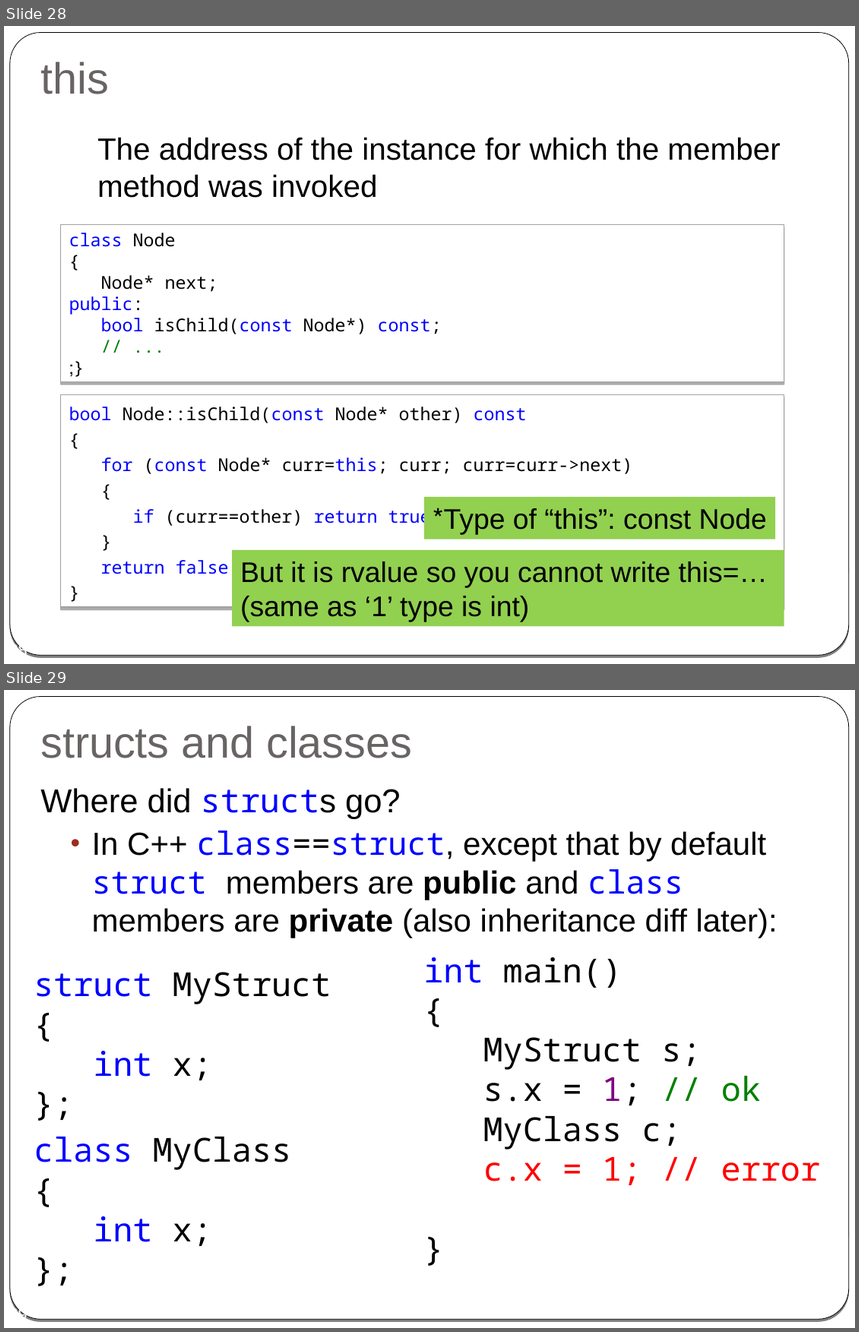
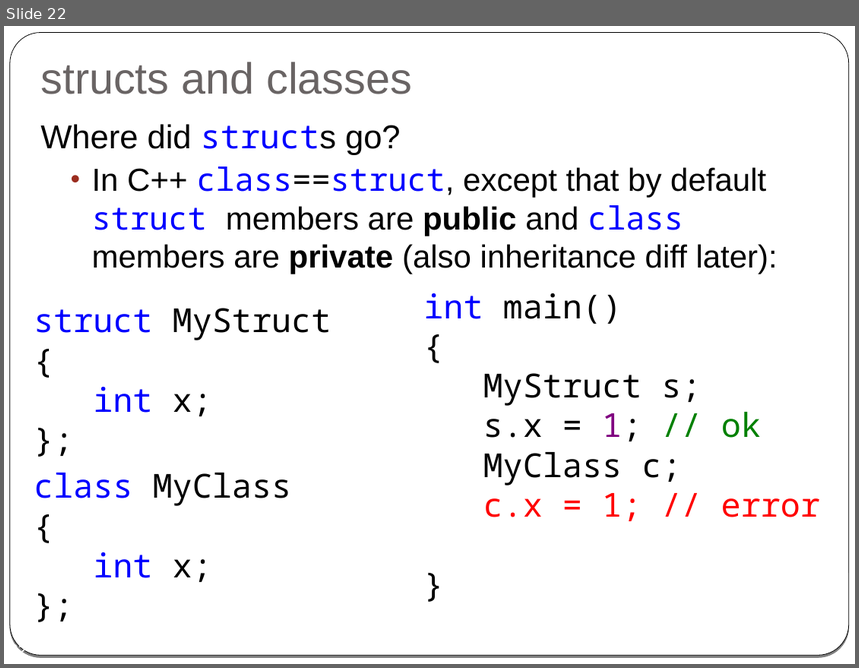
Before and after one commit to cpp-at-ariel/cpp-5778, a slide deck: week02-classes-constructors-destructors/slides.odp. Shown one above the other, each under a label of ours: slides 28 and 29 before the commit, slide 22 after it. The pictures are 859x1332 and 859x668 pixels, drawn with LibreOffice and Linux fonts; fonts in the diff are those of the drawing. Boxes give left, top, right and bottom in pixels: in the first picture for what was removed or moved away, otherwise in the second. Text is boxed around its words. In the diff, an @@ line names an element or a change of style, - is before the commit and + after.

```diff
--- a/week02-classes-constructors-destructors/slides.odp
+++ b/week02-classes-constructors-destructors/slides.odp
@@ slide 28 removed at bbox=[4, 26, 855, 664], background gradient #000000 to #FFFFFF; not listed: 2 template elements that a slide beside it also shows @@
@@ title removed at bbox=[40, 62, 108, 94] @@
-this
@@ text removed at bbox=[97, 137, 780, 198] @@
-The address of the instance for which the member method was invoked
@@ rectangle removed at bbox=[61, 224, 785, 382] @@
-class Node
-{
-Node* next;
-public:
-bool isChild(const Node*) const;
-// ...
-};
@@ rectangle removed at bbox=[61, 395, 785, 607] @@
-bool Node::isChild(const Node* other) const
-{
-for (const Node* curr=this; curr; curr=curr->next)
-{
-if (curr==other) return true;
-}
-return false;
-}
@@ rectangle removed at bbox=[424, 496, 776, 539] @@
-Type of “this”: const Node*
@@ rectangle removed at bbox=[232, 550, 785, 627] @@
-But it is rvalue so you cannot write this=…
-(same as ‘1’ type is int)
@@ page number removed at bbox=[9, 643, 27, 655] @@
-28
@@ what was slide 29 is now slide 22 @@
@@ page number at bbox=[9, 643, 27, 655]: text changed @@
-29
+22
```
Also in this commit, not shown: 8 slides changed, 7 other slides removed, 16 other files.
